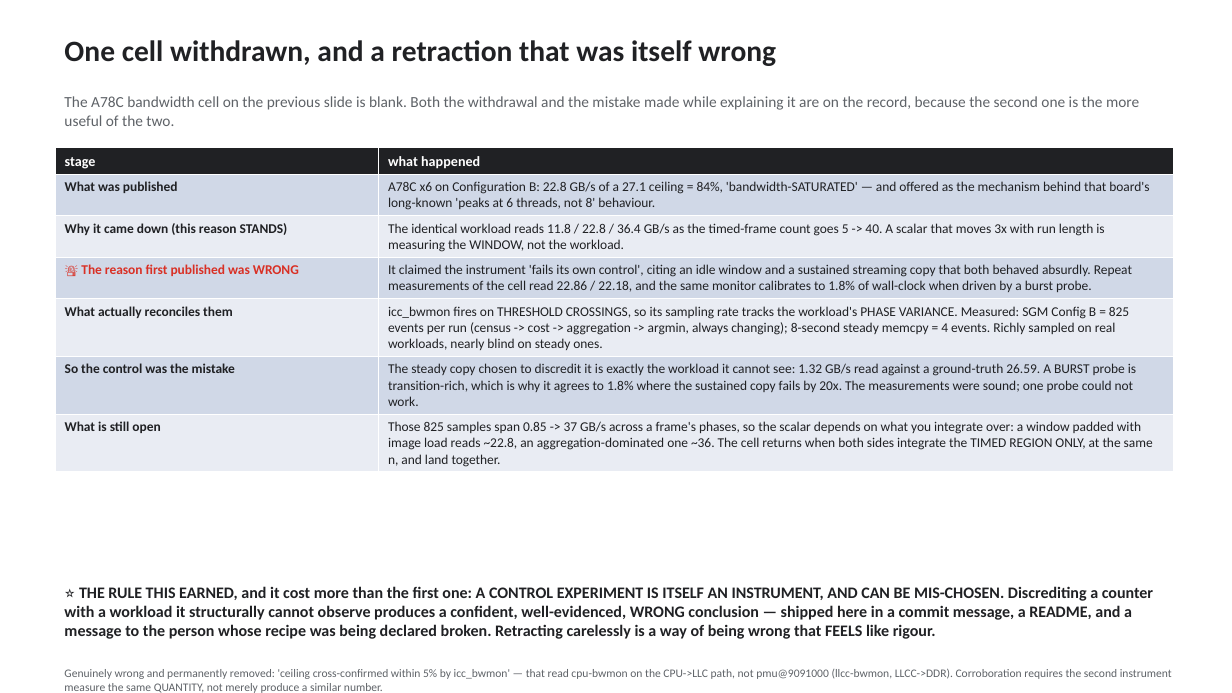
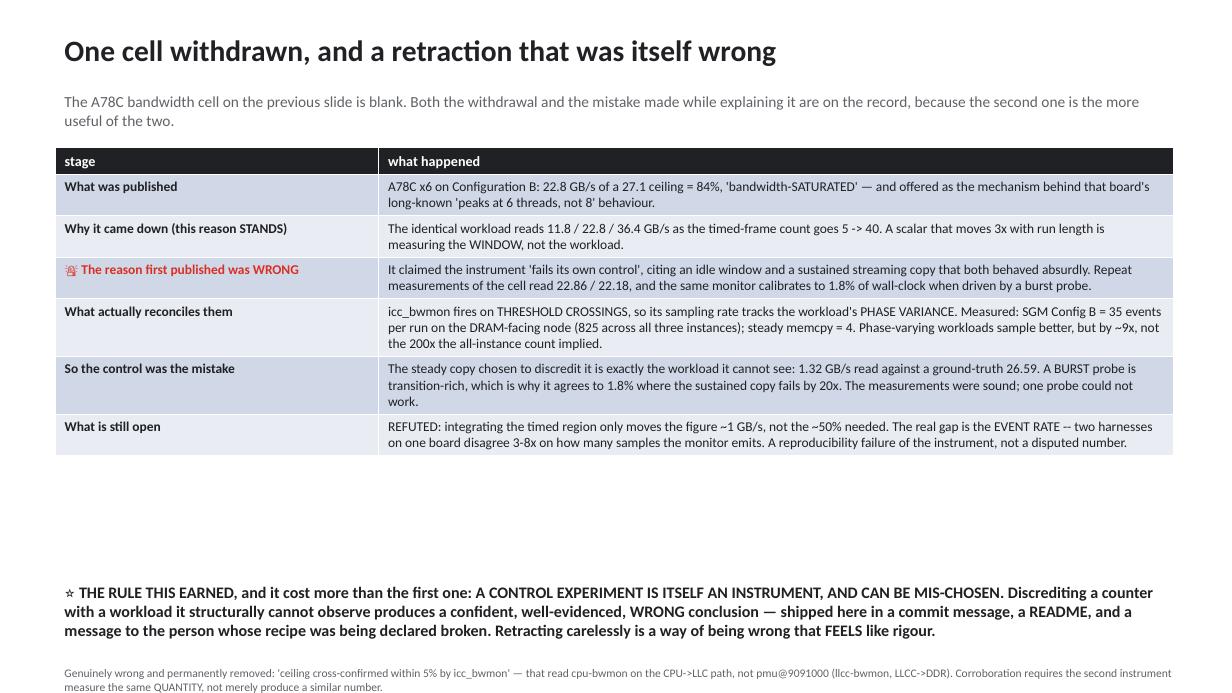
Before and after one commit to kylefoxaustin/sgm-bench, a slide deck: slide 4 of docs/sgm-results.pptx. Drawn at 1232x693 pixels with LibreOffice and Linux fonts; fonts in the diff are those of the drawing. Boxes give left, top, right and bottom in pixels: in the first picture for what was removed or moved away, otherwise in the second. Text is boxed around its words. In the diff, an @@ line names an element or a change of style, - is before the commit and + after.

Commit message:
the 825-event figure was all three bwmon instances; the DRAM node saw 35
Two corrections, both to claims this repo published.

① THE EVENT COUNT. 'Configuration B generates 825 events per run' counted ALL
THREE bwmon instances. Measured per instance on the same board, same binary:
918 total, of which the DRAM-facing node pmu@9091000 (llcc-bwmon) emits just
35 -- the other ~880 belong to the two cpu-bwmon nodes on the CPU->LLC path.
The steady memcpy control emits 4 there. So the phase-variance finding
survives (35 vs 4, ~9x) but at a twentieth of the evidential weight claimed,
and 825 should never have been quoted as the DRAM-path sample count. This is
the same category error as the withdrawn ceiling 'cross-confirmation', which
also read a cpu-bwmon node while claiming a DRAM number.

② THE WINDOW HYPOTHESIS IS REFUTED. I predicted that integrating the timed
region only would reconcile a 22.2-22.9 GB/s reading with my 33-36. Tested: it
moves the figure ~1 GB/s, not the ~50% required. The actual discrepancy is the
EVENT RATE -- two competent harnesses on one board, same binary and tracepoint,
disagree 3-8x on how many samples the monitor emits. Every integration method
argued about downstream of that is averaging two different samplings of one
signal.

The cell stays withdrawn, now for a firmer reason: a reproducibility failure of
the instrument rather than a disputed number.

```diff
--- a/docs/sgm-results.pptx
+++ b/docs/sgm-results.pptx
@@ table at bbox=[55, 148, 1174, 454] @@
-row 5, column 2: icc_bwmon fires on THRESHOLD CROSSINGS, so its sampling rate tracks the workload's PHASE VARIANCE. Measured: SGM Config B = 825 events per run (census -> cost -> aggregation -> argmin, always changing); 8-second steady memcpy = 4 events. Richly sampled on real workloads, nearly blind on steady ones.
+row 5, column 2: icc_bwmon fires on THRESHOLD CROSSINGS, so its sampling rate tracks the workload's PHASE VARIANCE. Measured: SGM Config B = 35 events per run on the DRAM-facing node (825 across all three instances); steady memcpy = 4. Phase-varying workloads sample better, but by ~9x, not the 200x the all-instance count implied.
-row 7, column 2: Those 825 samples span 0.85 -> 37 GB/s across a frame's phases, so the scalar depends on what you integrate over: a window padded with image load reads ~22.8, an aggregation-dominated one ~36. The cell returns when both sides integrate the TIMED REGION ONLY, at the same n, and land together.
+row 7, column 2: REFUTED: integrating the timed region only moves the figure ~1 GB/s, not the ~50% needed. The real gap is the EVENT RATE -- two harnesses on one board disagree 3-8x on how many samples the monitor emits. A reproducibility failure of the instrument, not a disputed number.
```
Also in this commit, not shown: 1 other slide changed, 3 other files.
